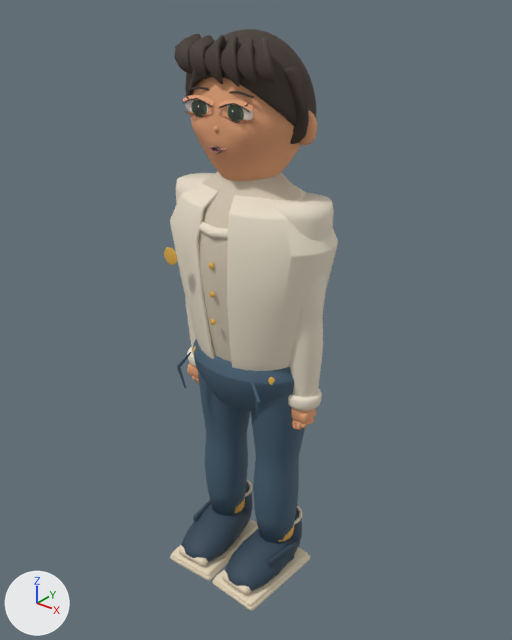
A saved change to the glTF model models/atrium/residents/zhou-master.glb.
Both versions are drawn from a 50 mm camera at (1.227, -1.508, 1.853) aimed at (0.008, 0.014, 0.909). Every picture has the same lights, and +X, +Y and +Z are marked at lower left. The first picture is the older version. Where no turn or scale is listed for an object, it has been applied to the vertices. Vertices at exactly the same position are counted once.

The older version as bpy lines, for what is in view:
```python
me_skinnedarticulationcoremesh = bpy.data.meshes.new('SkinnedArticulationCoreMesh')
me_skinnedarticulationcoremesh.from_pydata(...)  # 6354 vertices, 12524 faces; spans x -0.261..0.261, y -0.231..0.107, z 0.006..1.315
me_skinnedarticulationcoremesh.materials.append(mat_skinnedarticulationcore_vertex_surface)
me_sphere = bpy.data.meshes.new('Sphere')
me_sphere.from_pydata(...)  # 5736 vertices, 11392 faces; spans x -0.207..0.207, y -0.145..0.196, z -0.195..0.215
me_sphere.materials.append(mat_resident_unified_surface)
me_torsomesh = bpy.data.meshes.new('TorsoMesh')
me_torsomesh.from_pydata(...)  # 3588 vertices, 7104 faces; spans x -0.274..0.274, y -0.208..0.172, z 0.655..1.465
me_torsomesh.materials.append(mat_resident_unified_surface)
ob_headpivot_surface = bpy.data.objects.new('HeadPivot_Surface', me_sphere)
ob_headpivot_surface.location = (0.0, 0.0, 1.516)
ob_skinnedarticulationcore = bpy.data.objects.new('SkinnedArticulationCore', me_skinnedarticulationcoremesh)
ob_skinnedarticulationcore.location = (0.0, 0.0, 0.0)
ob_visualroot_surface = bpy.data.objects.new('VisualRoot_Surface', me_torsomesh)
ob_visualroot_surface.location = (0.0, 0.0, 0.0)
```
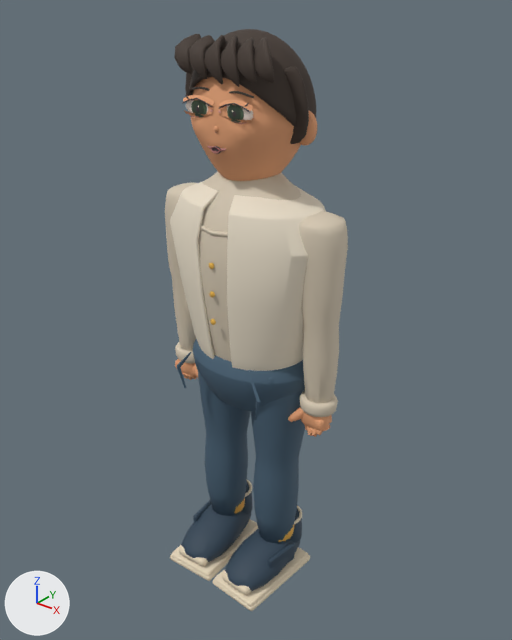
The change, as a diff of the scene's bpy script:
```diff
--- a/models/atrium/residents/zhou-master.glb.py
+++ b/models/atrium/residents/zhou-master.glb.py
@@ me_skinnedarticulationcoremesh @@
 # used by ob_skinnedarticulationcore; location = (0.0, 0.0, 0.0)
-me_skinnedarticulationcoremesh.from_pydata(...)  # 6354 vertices, 12524 faces; spans x -0.261..0.261, y -0.231..0.107, z 0.006..1.315
+me_skinnedarticulationcoremesh.from_pydata(...)  # 6702 vertices, 13224 faces; spans x -0.315..0.315, y -0.231..0.155, z 0.006..1.38
+# me_skinnedarticulationcoremesh part 1: a new loose piece of 852 vertices spanning x -0.315..0.315, y -0.167..0.155, z 0.705..1.38, in mat_skinnedarticulationcore_vertex_surface
+# me_skinnedarticulationcoremesh part 2: 2560 vertices moved from x -0.258..0.258, y -0.053..0.053, z 0.615..0.743 to x -0.314..0.314, y -0.053..0.053, z 0.615..0.743; 509 vertices removed from x -0.261..0.261, y -0.082..0.083, z 0.628..1.315; 5 vertices added at x -0.287..0.284, y -0.044..0.044, z 0.628..0.709
+# me_skinnedarticulationcoremesh part 3: 912 kept faces spanning x -0.314..0.314, y -0.053..0.053, z 0.694..0.74 get new vertex colours; the middle colour goes from pale yellow #eee3ce to beige #d8cbb5
 me_skinnedarticulationcoremesh.materials.append(mat_skinnedarticulationcore_vertex_surface)
@@ me_torsomesh @@
 # used by ob_visualroot_surface; location = (0.0, 0.0, 0.0)
-me_torsomesh.from_pydata(...)  # 3588 vertices, 7104 faces; spans x -0.274..0.274, y -0.208..0.172, z 0.655..1.465
+me_torsomesh.from_pydata(...)  # 2870 vertices, 5672 faces; spans x -0.274..0.274, y -0.176..0.172, z 0.655..1.465
+# me_torsomesh part 4: the loose piece of 70 vertices spanning x -0.152..0.152, y -0.171..-0.075, z 1.215..1.27 is rebuilt with 70 vertices and now spans x -0.147..0.147, y -0.163..-0.11, z 1.224..1.261
+# me_torsomesh part 5: the loose piece of 266 vertices spanning x -0.146..-0.094, y -0.208..-0.202, z 1.124..1.176 is deleted
+# me_torsomesh part 6: 300 kept faces spanning x -0.163..0.163, y -0.103..0.093, z 0.767..0.813 get new vertex colours; the middle colour goes from orange #e4b149 to dark blue #465f72
+# other edits to the shape of me_torsomesh do not show in these pictures
 me_torsomesh.materials.append(mat_resident_unified_surface)
```

Location of each change, [x1, y1, x2, y2] in pixels of the pictures (512 x 640 px; the box of a moved part takes in the faces that stretch with it):
'SkinnedArticulationCore', reshaped (12% wider): before [170, 173, 334, 611]; after [165, 172, 348, 611]
'VisualRoot_Surface', reshaped (10% narrower): before [164, 172, 338, 420]; after [170, 181, 326, 420]
part 1 of me_skinnedarticulationcoremesh, added: after [165, 172, 348, 403]
part 2 of me_skinnedarticulationcoremesh, moved or reshaped: before [176, 173, 334, 430]; after [175, 351, 332, 437]
part 3 of me_skinnedarticulationcoremesh, recoloured: before [187, 347, 322, 411]; after [175, 342, 338, 417]
part 4 of me_torsomesh, rebuilt: before [199, 221, 228, 239]; after [200, 225, 228, 237]
part 5 of me_torsomesh, deleted: before [164, 247, 177, 265]
part 6 of me_torsomesh, recoloured: [193, 346, 275, 385] in both
